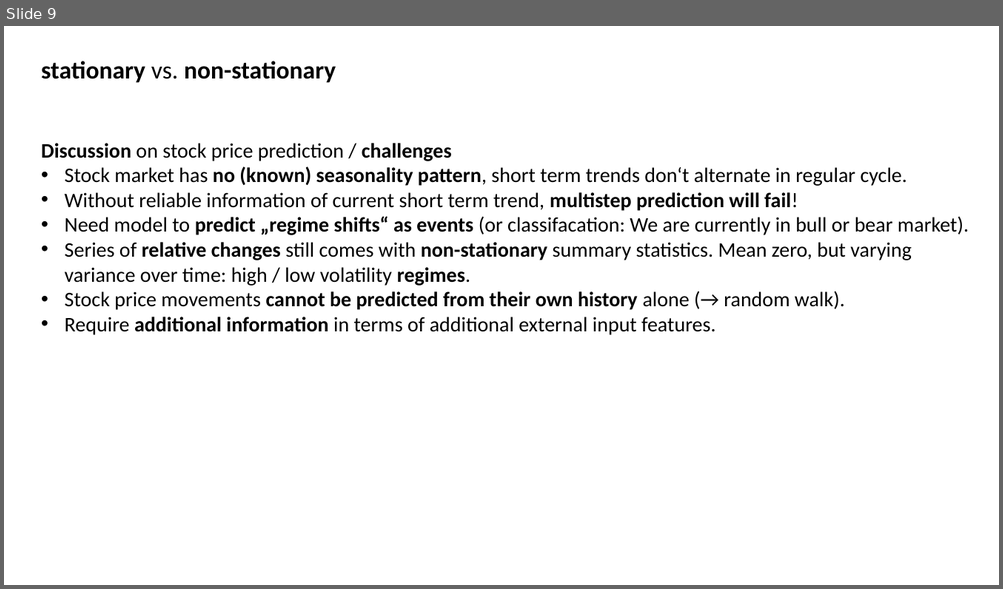
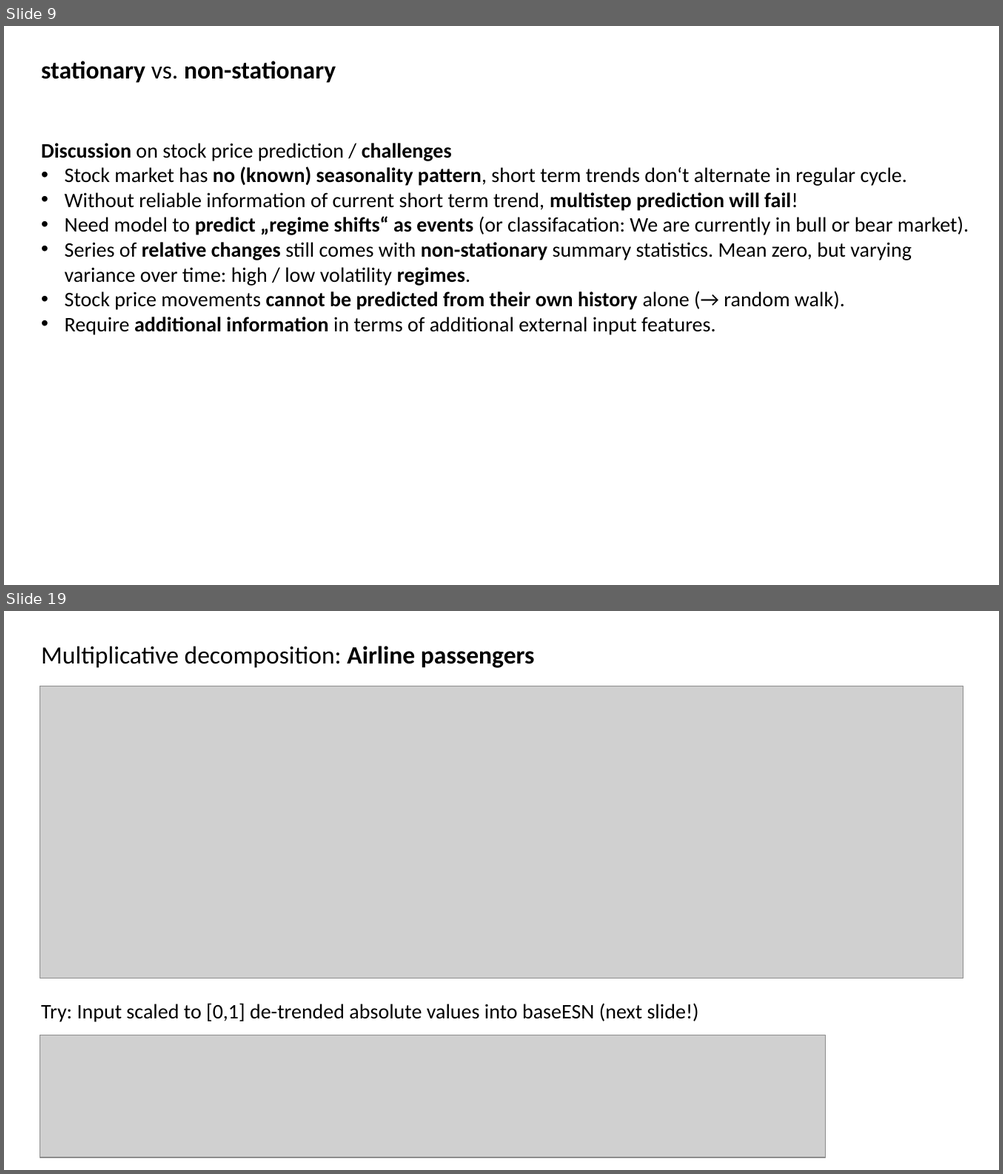
Before and after one commit to MarcoLandtHayen/EchoStateNetworks, a slide deck: ESN_wrapUP_decomposition_and_DeepESNs.pptx. Shown one above the other, each under a label of ours: slide 9 before the commit, slides 9 and 19 after it; the slides between them are not shown. The pictures are 1003x589 and 1003x1174 pixels, drawn with LibreOffice and Linux fonts; fonts in the diff are those of the drawing; grey boxes stand for pictures. Boxes give left, top, right and bottom in pixels: in the first picture for what was removed or moved away, otherwise in the second. Text is boxed around its words. In the diff, an @@ line names an element or a change of style, - is before the commit and + after.

Commit message:
finished wrap up on decomposition of timeseries and setting up ESN models

```diff
--- a/ESN_wrapUP_decomposition_and_DeepESNs.pptx
+++ b/ESN_wrapUP_decomposition_and_DeepESNs.pptx
@@ slide 19 added at (4,611,999,1170), background #FFFFFF @@
@@ text added at (41,646,535,668), 24 pt, text #000000 @@
+Multiplicative decomposition: Airline passengers
@@ picture added at (40,686,964,979) @@
@@ text added at (41,1003,699,1022), 20 pt, text #000000 @@
+Try: Input scaled to [0,1] de-trended absolute values into baseESN (next slide!)
@@ picture added at (40,1036,825,1158) @@
```
Also in this commit, not shown: 12 other slides added, 2 other files.
